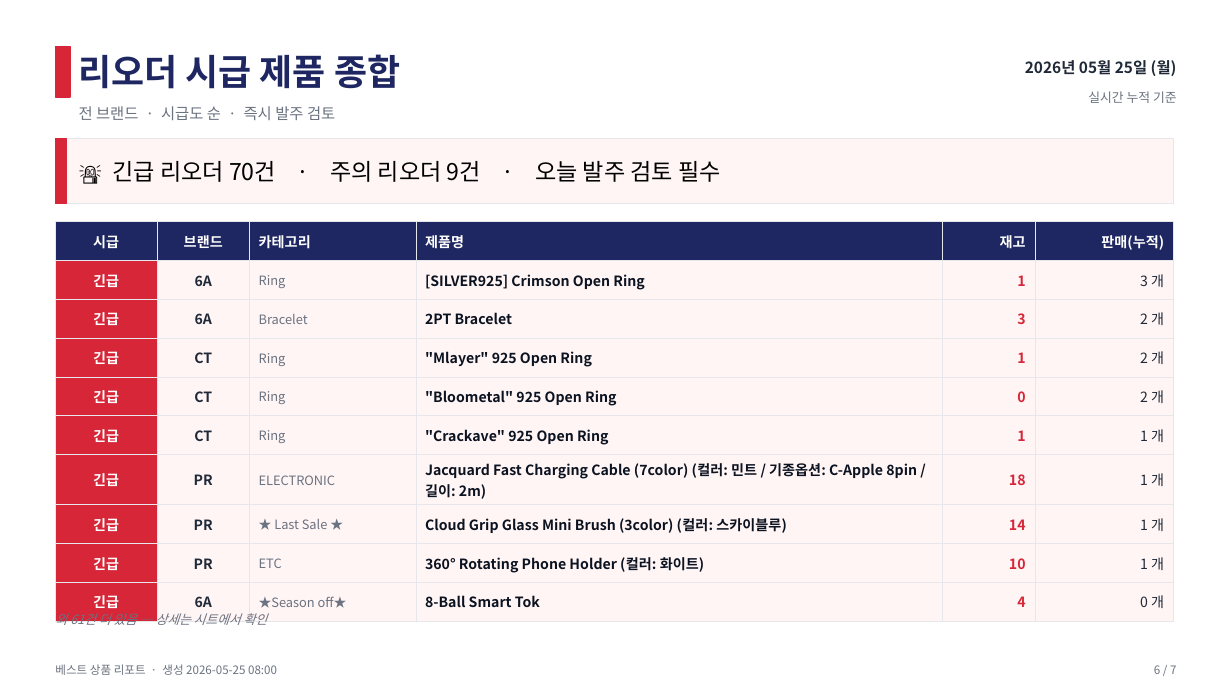
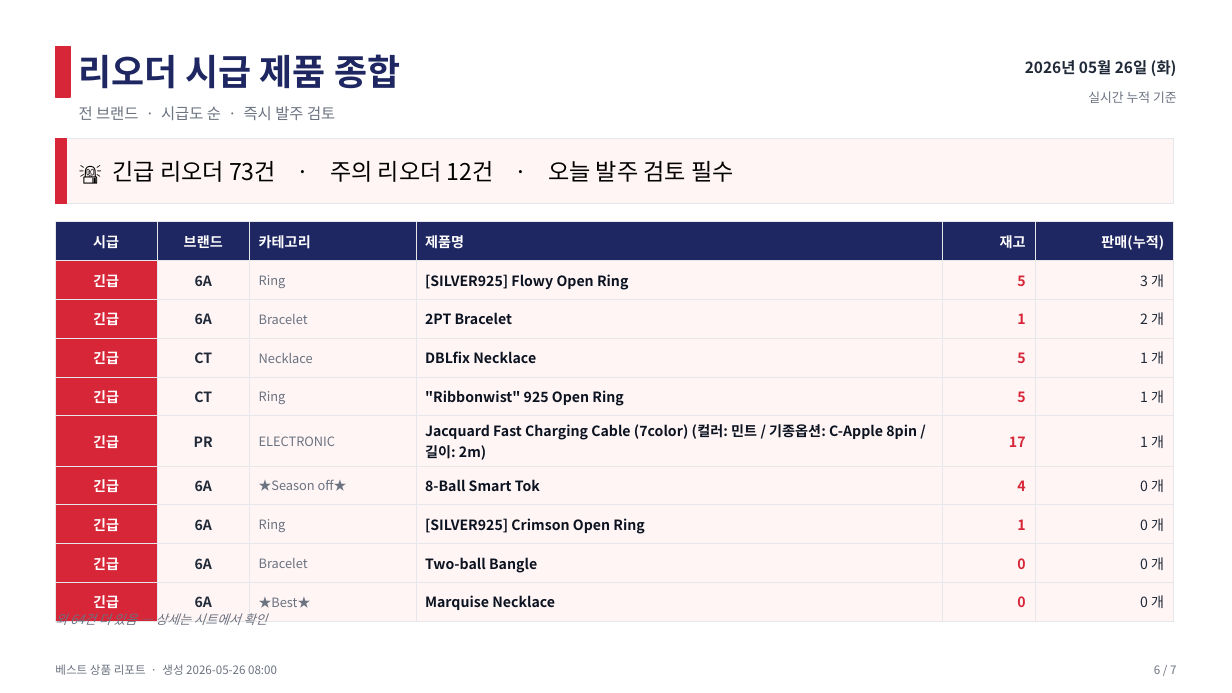
Before and after one commit to j65209/Brightbeed, a slide deck: slide 6 of data/sales-report.pptx. Drawn at 1232x693 pixels with LibreOffice and Linux fonts; fonts in the diff are those of the drawing. Boxes give left, top, right and bottom in pixels: in the first picture for what was removed or moved away, otherwise in the second. Text is boxed around its words. In the diff, an @@ line names an element or a change of style, - is before the commit and + after.

Commit message:
chore: 매출 PPT 업로드 (best-sellers-2026-05-26.pptx) [auto]

```diff
--- a/data/sales-report.pptx
+++ b/data/sales-report.pptx
@@ text at <box>1025,60,1177,76</box>: text changed @@
-2026년 05월 25일 (월)
+2026년 05월 26일 (화)
@@ text at <box>112,161,734,182</box>: text changed @@
-🚨 긴급 리오더 70건 · 주의 리오더 9건 · 오늘 발주 검토 필수
+🚨 긴급 리오더 73건 · 주의 리오더 12건 · 오늘 발주 검토 필수
@@ table at <box>55,222,1174,614</box> @@
-row 2: 긴급 | 6A | Ring | [SILVER925] Crimson Open Ring | 1 | 3 개
-row 3: 긴급 | 6A | Bracelet | 2PT Bracelet | 3 | 2 개
-row 4: 긴급 | CT | Ring | "Mlayer" 925 Open Ring | 1 | 2 개
-row 5: 긴급 | CT | Ring | "Bloometal" 925 Open Ring | 0 | 2 개
-row 6: 긴급 | CT | Ring | "Crackave" 925 Open Ring | 1 | 1 개
-row 7: 긴급 | PR | ELECTRONIC | Jacquard Fast Charging Cable (7color) (컬러: 민트 / 기종옵션: C-Apple 8pin / 길이: 2m) | 18 | 1 개
-row 8: 긴급 | PR | ★ Last Sale ★ | Cloud Grip Glass Mini Brush (3color) (컬러: 스카이블루) | 14 | 1 개
-row 9: 긴급 | PR | ETC | 360° Rotating Phone Holder (컬러: 화이트) | 10 | 1 개
+row 2: 긴급 | 6A | Ring | [SILVER925] Flowy Open Ring | 5 | 3 개
+row 3: 긴급 | 6A | Bracelet | 2PT Bracelet | 1 | 2 개
+row 4: 긴급 | CT | Necklace | DBLfix Necklace | 5 | 1 개
+row 5: 긴급 | CT | Ring | "Ribbonwist" 925 Open Ring | 5 | 1 개
+row 6: 긴급 | PR | ELECTRONIC | Jacquard Fast Charging Cable (7color) (컬러: 민트 / 기종옵션: C-Apple 8pin / 길이: 2m) | 17 | 1 개
+row 8: 긴급 | 6A | Ring | [SILVER925] Crimson Open Ring | 1 | 0 개
+row 9: 긴급 | 6A | Bracelet | Two-ball Bangle | 0 | 0 개
+row 10: 긴급 | 6A | ★Best★ | Marquise Necklace | 0 | 0 개
@@ text at <box>55,610,268,628</box>: text changed @@
-외 61건 더 있음 — 상세는 시트에서 확인
+외 64건 더 있음 — 상세는 시트에서 확인
```
Also in this commit, not shown: 6 other slides changed.
